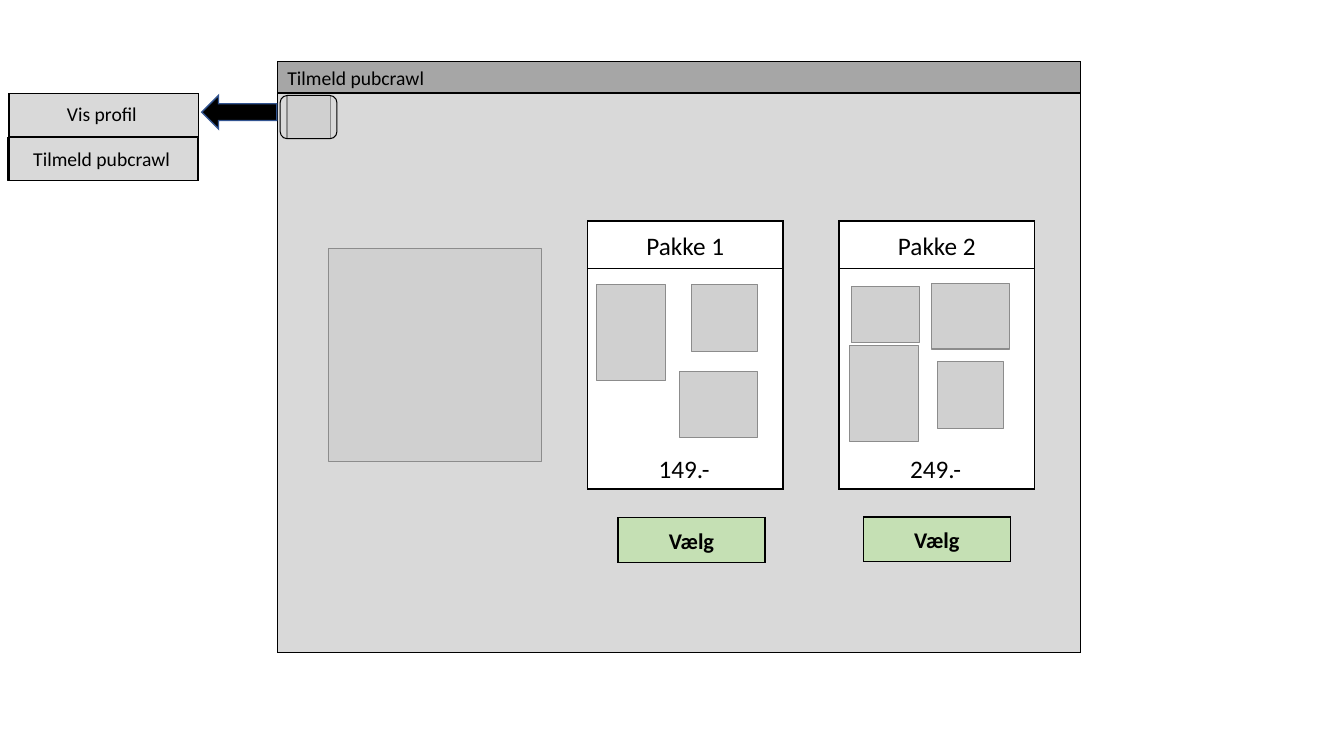
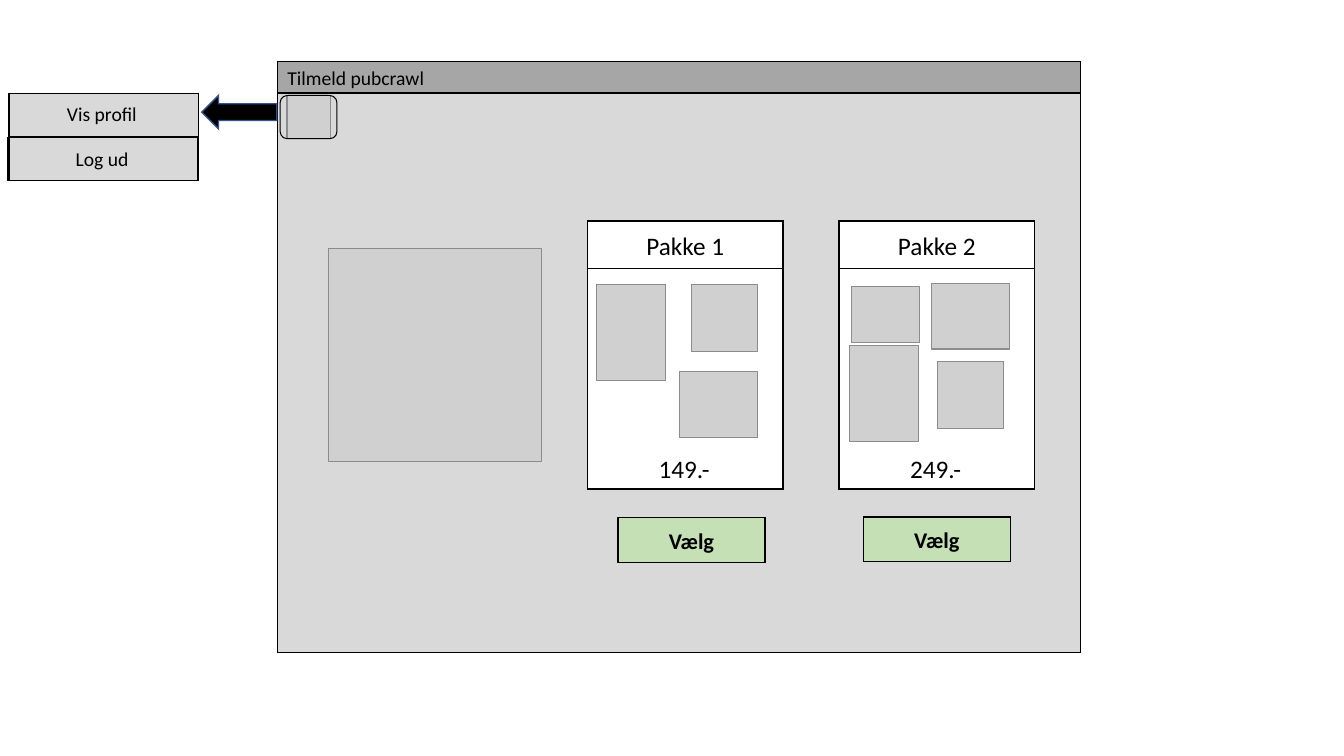
Before and after one commit to CityCrawl/CityCrawl, a slide deck: slide 6 of Diagrammer/CC-App_design/CC_App_Vinduer.pptx. Drawn at 1344x756 pixels with LibreOffice and Linux fonts; fonts in the diff are those of the drawing; grey boxes stand for pictures. Boxes give left, top, right and bottom in pixels: in the first picture for what was removed or moved away, otherwise in the second. Text is boxed around its words. In the diff, an @@ line names an element or a change of style, - is before the commit and + after.

```diff
--- a/Diagrammer/CC-App_design/CC_App_Vinduer.pptx
+++ b/Diagrammer/CC-App_design/CC_App_Vinduer.pptx
@@ text at (76, 152, 129, 170): text changed @@
-Tilmeld pubcrawl
+Log ud
```
Also in this commit, not shown: 2 other slides changed, 3 other files.
